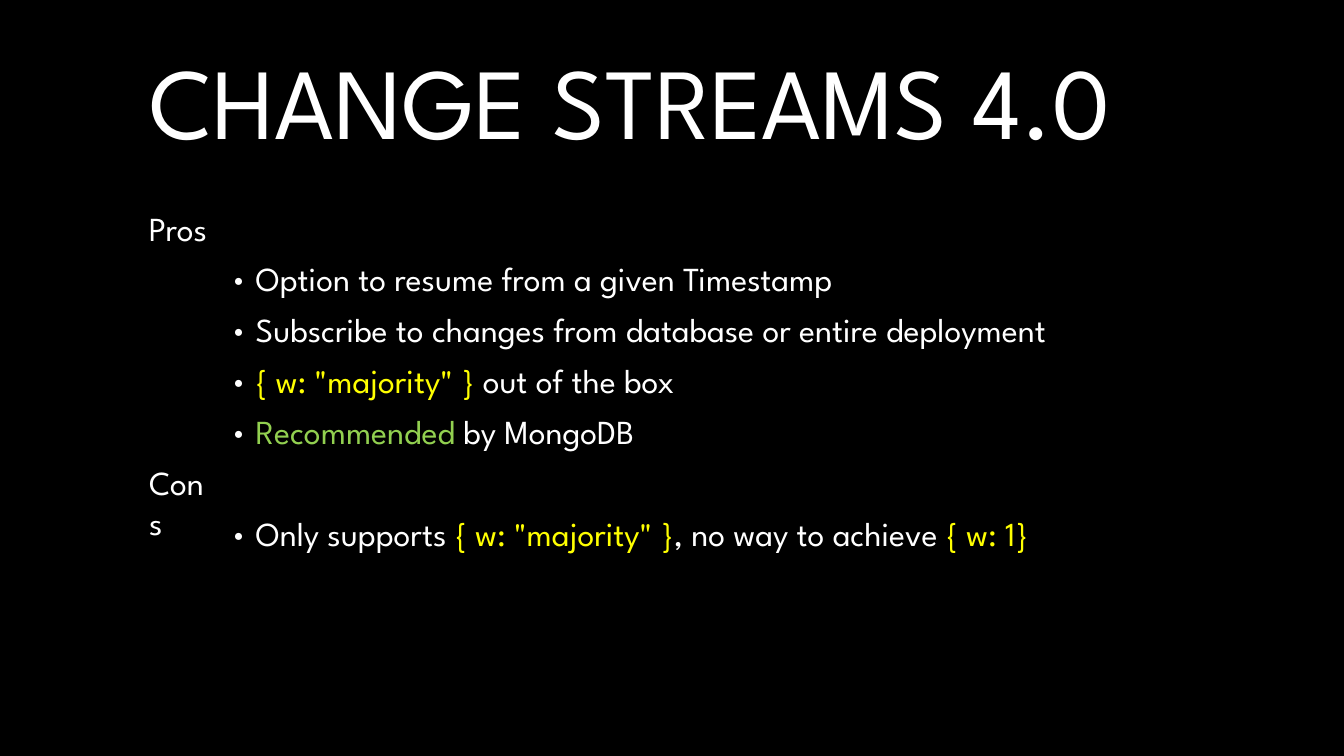
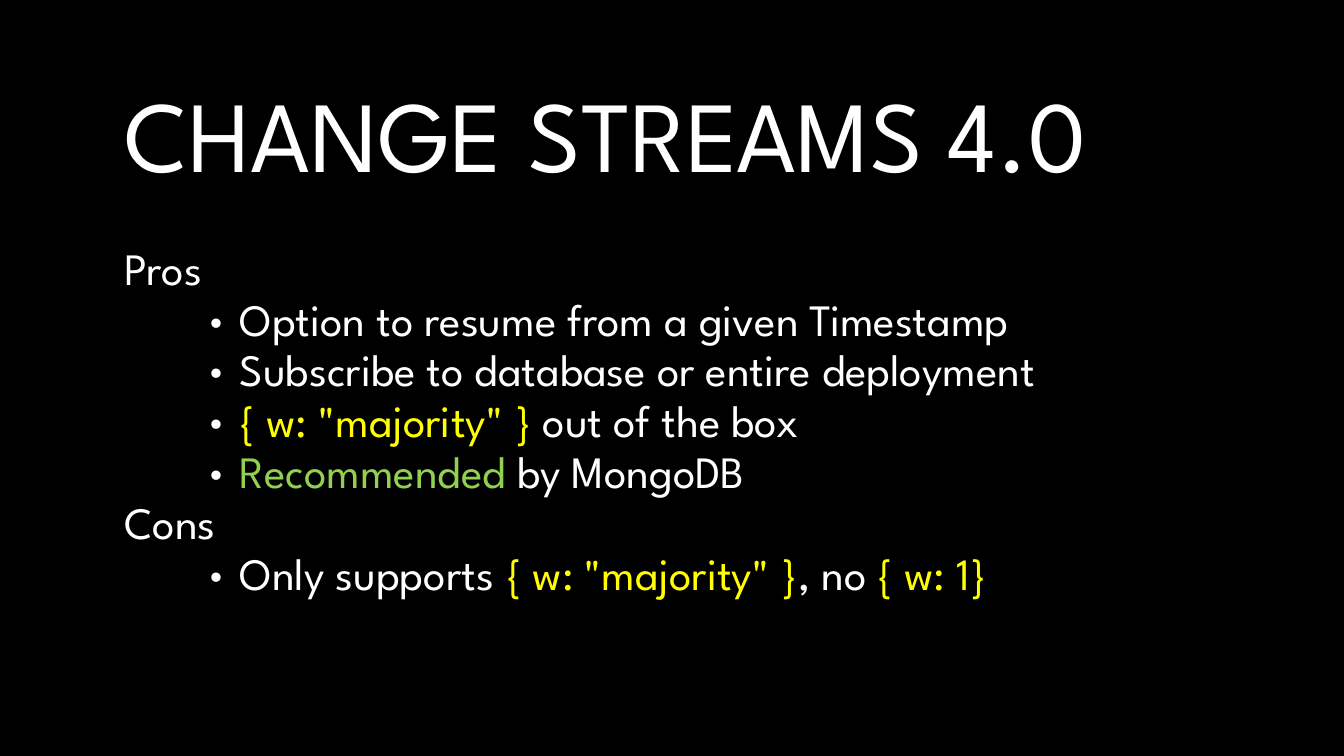
Before and after one commit to andrii-litvinov/event-driven-mongodb, a slide deck: slide 16 of t18-event-mongodb.pptx. Drawn at 1344x756 pixels with LibreOffice and Linux fonts; fonts in the diff are those of the drawing; background and template pictures are left out. Boxes give left, top, right and bottom in pixels: in the first picture for what was removed or moved away, otherwise in the second. Text is boxed around its words. In the diff, an @@ line names an element or a change of style, - is before the commit and + after.

```diff
--- a/t18-event-mongodb.pptx
+++ b/t18-event-mongodb.pptx
@@ title "CHANGE STREAMS 4.0": place and size @@
-title "CHANGE STREAMS 4.0" at [149,71,1111,141]
+title "CHANGE STREAMS 4.0" at [125,104,1087,174]
@@ text "Pros": place and size @@
-text "Pros" at [149,218,207,242]
+text "Pros" at [125,255,202,286]
@@ text "• Option to resume from ...": place and size @@
-text "• Option to resume from ..." at [256,267,832,299]
+text "• Option to resume from ..." at [240,304,1009,346]
@@ text at [240,341,1035,396]: text changed; size 24 to 32 pt @@
-• Subscribe to changes from database or entire deployment
+• Subscribe to database or entire deployment
@@ text "• { w: "majority" } ...": place and size @@
-text "• { w: "majority" } ..." at [276,369,674,401]
+text "• { w: "majority" } ..." at [267,405,798,447]
@@ size 24 to 32 pt in 5 elements at [125,255,202,286], [125,509,216,540], [240,304,1009,346], [267,405,798,447], [240,443,745,498] @@
@@ text "• Recommended by MongoDB": place and size @@
-text "• Recommended by MongoDB" at [256,421,634,452]
+text "• Recommended by MongoDB" at [240,443,745,498]
@@ text "Cons": place and size @@
-text "Cons" at [139,457,227,507]
+text "Cons" at [125,509,216,540]
@@ text at [240,559,987,600]: text changed; size 24 to 32 pt; text colour #FFFFFF to #FFFF00 @@
-• Only supports { w: "majority" }, no way to achieve { w: 1}
+• Only supports { w: "majority" }, no { w: 1}
```
Also in this commit, not shown: 6 other slides changed, 1 slide added.
